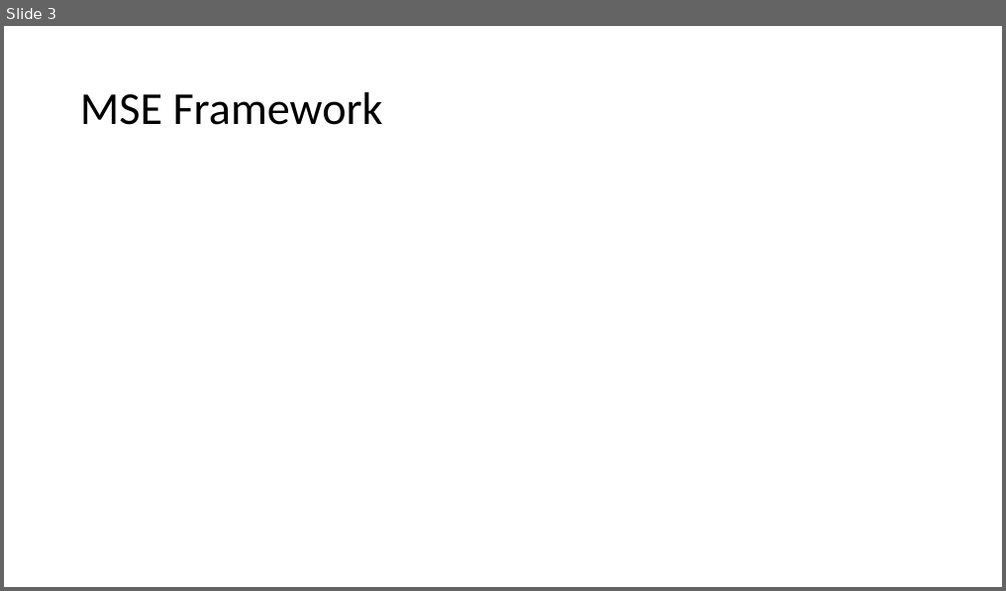
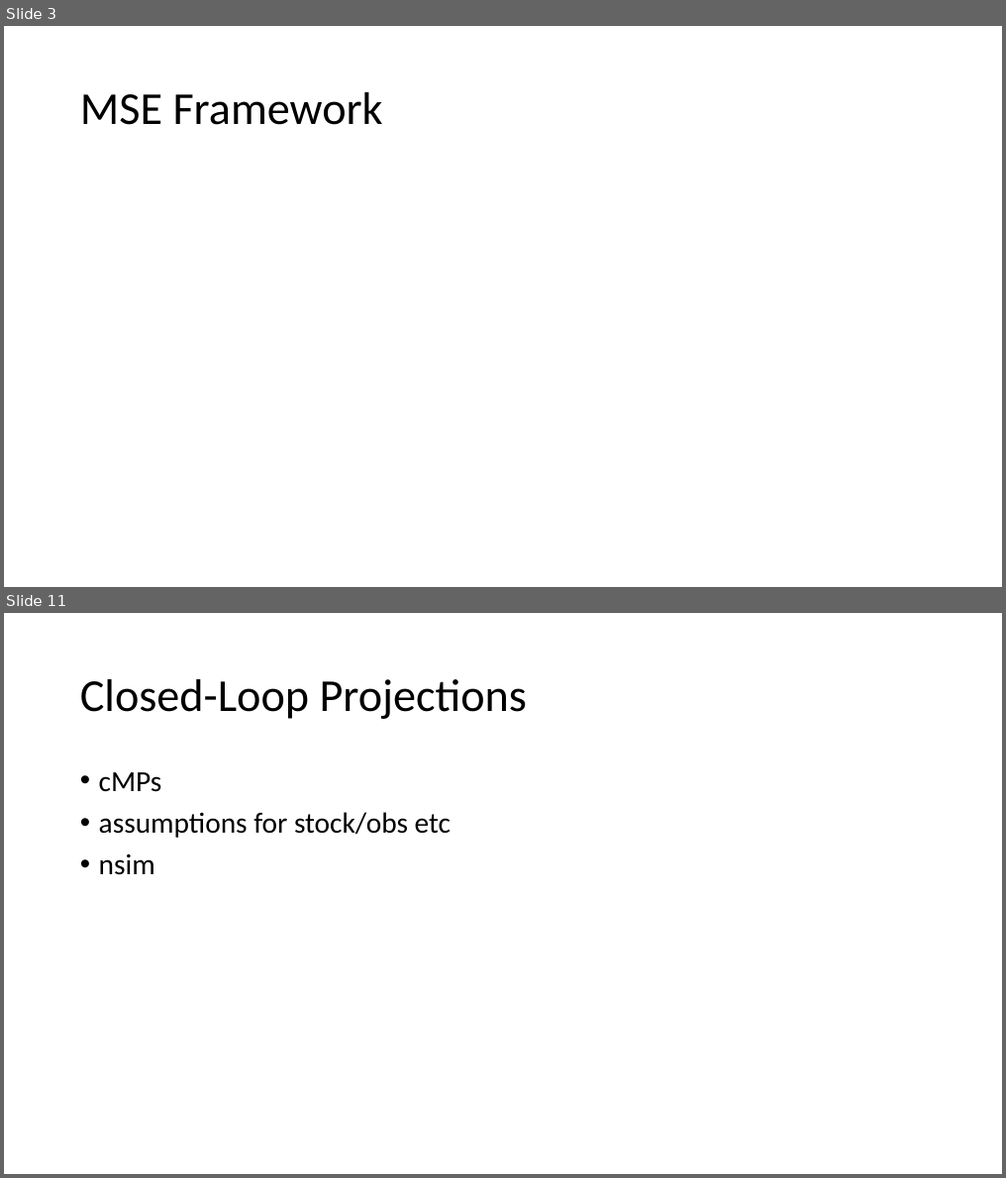
Before and after one commit to Blue-Matter/SAFMC-MSE, a slide deck: docs/Presentations/RedSnapper_Gag_demo.pptx. Shown one above the other, each under a label of ours: slide 3 before the commit, slides 3 and 11 after it; the slides between them are not shown. The pictures are 1006x591 and 1006x1178 pixels, drawn with LibreOffice and Linux fonts; fonts in the diff are those of the drawing. Boxes give left, top, right and bottom in pixels: in the first picture for what was removed or moved away, otherwise in the second. Text is boxed around its words. In the diff, an @@ line names an element or a change of style, - is before the commit and + after.

```diff
--- a/docs/Presentations/RedSnapper_Gag_demo.pptx
+++ b/docs/Presentations/RedSnapper_Gag_demo.pptx
@@ slide 11 added at <box>4,613,1002,1174</box>, background #FFFFFF @@
@@ title added at <box>80,679,527,719</box>, 44 pt, text #000000 @@
+Closed-Loop Projections
@@ text added at <box>99,772,450,875</box>, 28 pt, text #000000 @@
+• cMPs
+• assumptions for stock/obs etc
+• nsim
```
Also in this commit, not shown: 1 slide changed, 19 other slides added, 1 slide removed, 18 other files.
